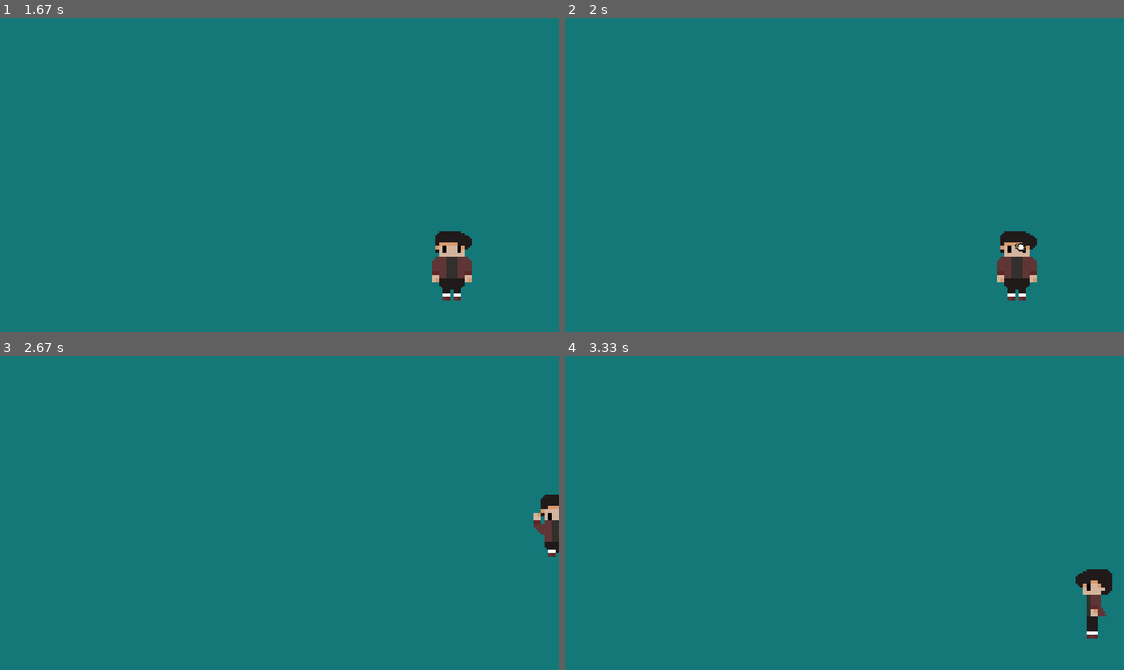
Above: before the commit, frames 1-4 (two rows, left to right).
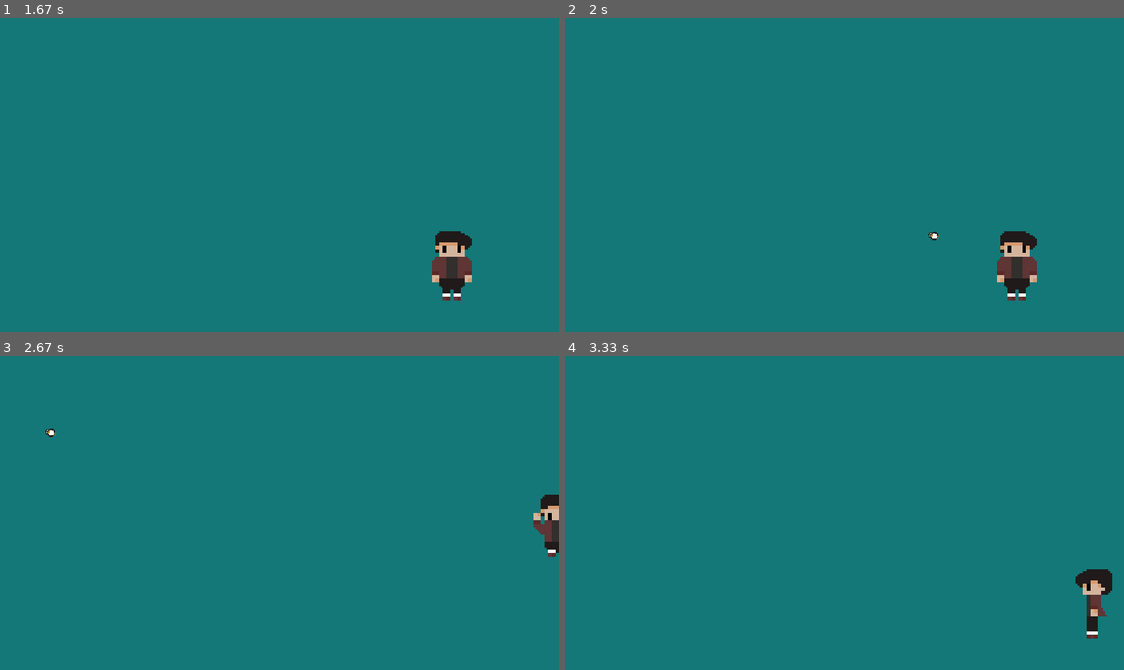
Above: after the commit, the same moments.

Repository: VinicciusSantos/Estudos-Pygame
Game: pygame game, started from main.py
Same seed, same stepped clock (60 frames per second), same inputs: the game is played once before the commit and once after it.
Inputs (mouse positions are in pixels of both pictures, inside the frame that each line leads up to):
- Up to frame 1 (1.67 s): click (279, 222) at 0.38 s; tap W at 0.67 s; hold Right 1-1.47 s; right-click (106, 127) at 1.55 s
- Up to frame 2 (2 s): click (671, 247) at 1.88 s
- Up to frame 3 (2.67 s): hold Up 2.17-2.47 s; hold Right from 2.5 s (still down)
- Up to frame 4 (3.33 s): release Right at 2.97 s; hold Left from 3 s (still down)

Frame 1 is identical in both runs. In frame 2, less than 0.1% of the frame differs, in the area x 64-83%, y 68-75%; in frame 3, less than 0.1%; in frame 4, nothing differs.

Commit message:
Tiro ajustado

Diff:
--- a/armas.py
+++ b/armas.py
@@ -1,3 +1,4 @@
+import math
 import pygame, json
 from pygame.locals import *
 from Player import Personagem
@@ -46,6 +47,8 @@
         self.image = pygame.image.load("assets/sprites/tux_bullet.png")
         self.rect = self.image.get_rect(center = (pos_x, pos_y))
         self.image = pygame.transform.rotate(self.image, angle)
+        self.angle = math.radians(angle)
 
     def update(self):
-        self.rect.x += 20
+        self.rect.x += 20 * math.cos(self.angle)
+        self.rect.y += 20 * math.sin(self.angle) * -1
--- a/main.py
+++ b/main.py
@@ -127,6 +127,11 @@
             gunpos = (personagem.rect.x+60, personagem.rect.y+68)
             position = pygame.mouse.get_pos()
             angle = -math.atan2(position[1] - (gunpos[1]), position[0] - (gunpos[0]))*57.29
+
+            radius = math.sqrt(60**2 + 68**2)
+            bala_pos = (gunpos[0] + radius*(math.cos(math.radians(angle*-1))),
+            gunpos[1] + radius*math.sin(math.radians(angle*-1)))
+
             gunrot = pygame.transform.rotate(bazuca.image, angle)
             if personagem.atual == 17:
                 gunrot = pygame.transform.rotate(bazuca.image, -angle)
@@ -136,7 +141,7 @@
 
             # Criando a bala:
             def create_bullet():
-                return Bullet(gunpos1[0], gunpos1[1], angle)
+                return Bullet(bala_pos[0], bala_pos[1], angle)
 
             tela.blit(gunrot, gunpos1)
 
